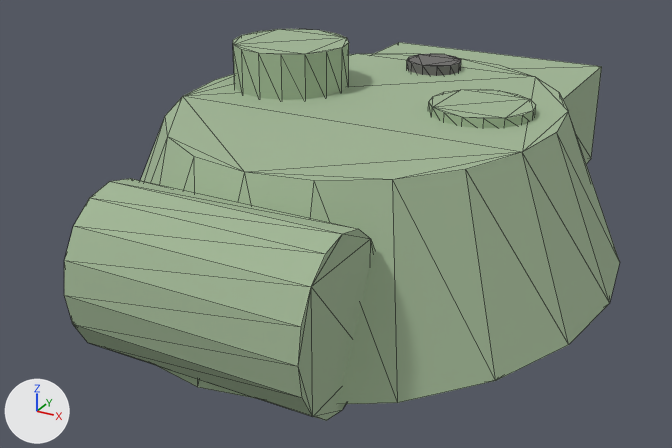
An edit to the glTF model public/assets/models/tanks/parts/player_turret_base.glb, drawn before and after from the same camera.
One viewpoint serves both versions: a 50 mm camera at (1.58, -3.15, 1.73) aimed at (-0.09, -0.11, 0.21). The lights are fixed; the arrows at lower left show +X, +Y and +Z. The older version comes first. Mesh edges are drawn as thin lines. Vertices at exactly the same position are counted once.

Script lines for the objects in view, before the commit:
```python
me_cupola = bpy.data.meshes.new('cupola')
me_cupola.from_pydata(...)  # a 16-sided cylinder along z spanning x -0.66..-0.18, y -0.14..0.34, z 0.68..0.88
me_cupola.materials.append(mat_player_body)  # greyish green #a2b896
me_gun_mantlet = bpy.data.meshes.new('gun_mantlet')
me_gun_mantlet.from_pydata(...)  # a 16-sided cylinder along x spanning x -0.43..0.43, y -1.275..-0.765, z 0.04..0.64
me_gun_mantlet.materials.append(mat_player_body)  # greyish green #a2b896
me_roof_ventilator = bpy.data.meshes.new('roof_ventilator')
me_roof_ventilator.from_pydata(...)  # a 12-sided cylinder along z spanning x -0.12..0.12, y 0.5..0.74, z 0.66..0.74
me_roof_ventilator.materials.append(mat_gear_dark)  # grey #6f6e6c
me_turret_bustle = bpy.data.meshes.new('turret_bustle')
me_turret_bustle.from_pydata(...)  # a box spanning x -0.55..0.55, y 0.67..1.43, z 0.12..0.6
me_turret_bustle.materials.append(mat_player_body)  # greyish green #a2b896
me_turret_shell = bpy.data.meshes.new('turret_shell')
me_turret_shell.from_pydata(...)  # a 20-sided cut cone along z (radius 1.0 by 1.18 at the low end, 0.74 by 0.87 at the high end) spanning x -1.0..1.0, y -1.18..1.18, z 0.08..0.7
me_turret_shell.materials.append(mat_player_body)  # greyish green #a2b896
ob_cupola = bpy.data.objects.new('cupola', me_cupola)
ob_cupola.location = (0.0, 0.0, 0.0)
ob_gun_mantlet = bpy.data.objects.new('gun_mantlet', me_gun_mantlet)
ob_gun_mantlet.location = (0.0, 0.0, 0.0)
ob_roof_ventilator = bpy.data.objects.new('roof_ventilator', me_roof_ventilator)
ob_roof_ventilator.location = (0.0, 0.0, 0.0)
ob_turret_bustle = bpy.data.objects.new('turret_bustle', me_turret_bustle)
ob_turret_bustle.location = (0.0, 0.0, 0.0)
ob_turret_shell = bpy.data.objects.new('turret_shell', me_turret_shell)
ob_turret_shell.location = (0.0, 0.0, 0.0)
# also in view: 'hatch_loader' at (0.42, 0.1, 0.71)
```
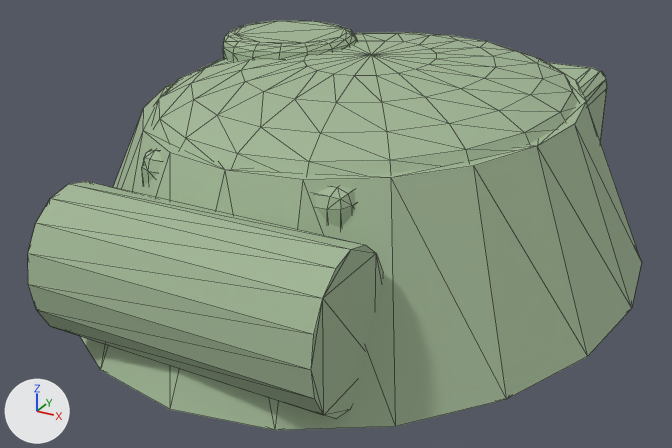
Location of each change, (x1, y1, x2, y2) in pixels of the pictures (672 x 448 px):
'turret_shell', rescaled (17% wider)
    before: (140, 53, 620, 404)
    after: (80, 64, 641, 430)
'gun_mantlet', reshaped (14% wider)
    before: (64, 179, 374, 421)
    after: (28, 181, 383, 419)
'turret_roof', added
    after: (153, 32, 578, 175)
'cupola', reshaped
    before: (233, 29, 349, 100)
    after: (223, 20, 358, 61)
'turret_bustle', reshaped
    before: (374, 42, 602, 164)
    after: (546, 62, 607, 142)
'mantlet_hood', added
    after: (142, 149, 356, 228)
'hatch_loader', unchanged, covered by the edit
    before: (428, 89, 536, 128)

Diff of the bpy script that builds the scene:
```diff
--- a/public/assets/models/tanks/parts/player_turret_base.glb.py
+++ b/public/assets/models/tanks/parts/player_turret_base.glb.py
@@ me_turret_shell @@
 # used by ob_turret_shell; location = (0.0, 0.0, 0.0)
-me_turret_shell.from_pydata(...)  # 40 vertices, 76 faces; spans x -1.0..1.0, y -1.18..1.18, z 0.08..0.7
+me_turret_shell.from_pydata(...)  # 40 vertices, 76 faces; spans x -1.08..1.08, y -1.32..1.32, z 0.08..0.74
+# me_turret_shell part 1: the whole mesh is scaled about the mesh origin by (1.08, 1.12, 1.06)
 me_turret_shell.materials.append(mat_player_body)
@@ me_turret_bustle @@
 # used by ob_turret_bustle; location = (0.0, 0.0, 0.0)
-me_turret_bustle.from_pydata(...)  # 8 vertices, 12 faces; spans x -0.55..0.55, y 0.67..1.43, z 0.12..0.6
+me_turret_bustle.from_pydata(...)  # 96 vertices, 188 faces; spans x -0.6..0.6, y 0.63..1.47, z 0.12..0.6
+# me_turret_bustle part 2: 8 vertices removed from x -0.55..0.55, y 0.67..1.43, z 0.12..0.6; 96 vertices added at x -0.6..0.6, y 0.63..1.47, z 0.12..0.6
 me_turret_bustle.materials.append(mat_player_body)
@@ me_gun_mantlet @@
 # used by ob_gun_mantlet; location = (0.0, 0.0, 0.0)
-me_gun_mantlet.from_pydata(...)  # 32 vertices, 60 faces; spans x -0.43..0.43, y -1.275..-0.765, z 0.04..0.64
+me_gun_mantlet.from_pydata(...)  # 32 vertices, 60 faces; spans x -0.51..0.51, y -1.341..-0.899, z 0.13..0.65
+# me_gun_mantlet part 3: the whole mesh is multiplied about its middle by the matrix ((1.186, 0.0, 0.0), (0.0, 0.867, 0.0), (0.0, 0.0, 0.867)), then moved by (0.0, -0.1, 0.05)
 me_gun_mantlet.materials.append(mat_player_body)
@@ me_cupola @@
 # used by ob_cupola; location = (0.0, 0.0, 0.0)
-me_cupola.from_pydata(...)  # 32 vertices, 60 faces; spans x -0.66..-0.18, y -0.14..0.34, z 0.68..0.88
+me_cupola.from_pydata(...)  # 128 vertices, 252 faces; spans x -0.7..-0.14, y -0.18..0.38, z 0.72..0.92
+# me_cupola part 4: 32 vertices removed from x -0.66..-0.18, y -0.14..0.34, z 0.68..0.88; 128 vertices added at x -0.7..-0.14, y -0.18..0.38, z 0.72..0.92
 me_cupola.materials.append(mat_player_body)
@@ me_mantlet_hood @@
+me_mantlet_hood.from_pydata(...)  # 56 vertices, 108 faces; spans x -0.461..0.461, y -0.94..-0.42, z 0.055..0.765
+me_mantlet_hood.materials.append(mat_player_body)  # greyish green #a2b896
@@ me_turret_roof @@
+me_turret_roof.from_pydata(...)  # 182 vertices, 360 faces; spans x -0.78..0.78, y -0.96..0.96, z 0.55..0.89
+me_turret_roof.materials.append(mat_player_body)  # greyish green #a2b896
@@ ob_mantlet_hood @@
+ob_mantlet_hood = bpy.data.objects.new('mantlet_hood', me_mantlet_hood)
+ob_mantlet_hood.location = (0.0, 0.0, 0.0)
@@ ob_turret_roof @@
+ob_turret_roof = bpy.data.objects.new('turret_roof', me_turret_roof)
+ob_turret_roof.location = (0.0, 0.0, 0.0)
```
